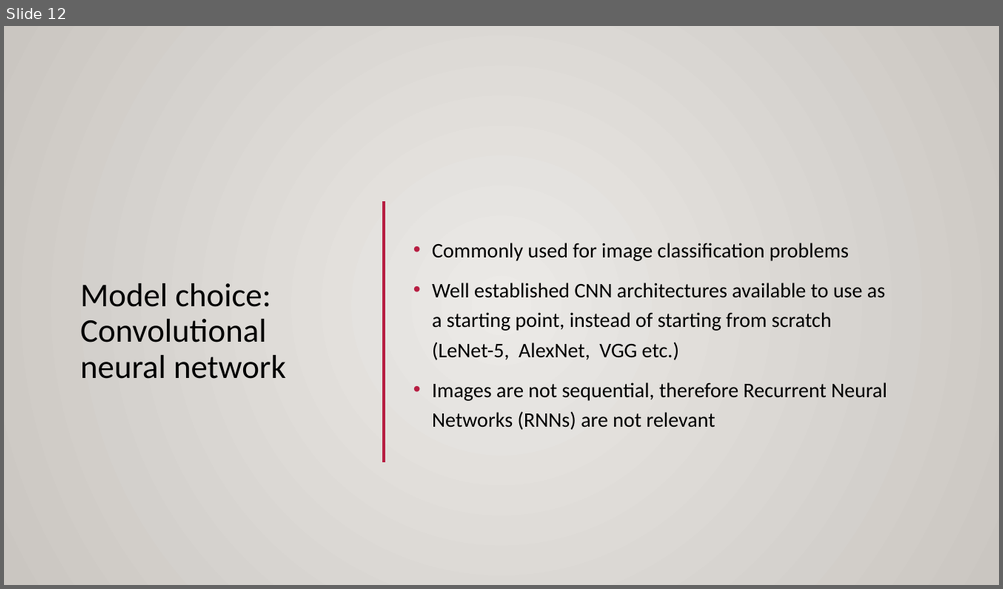
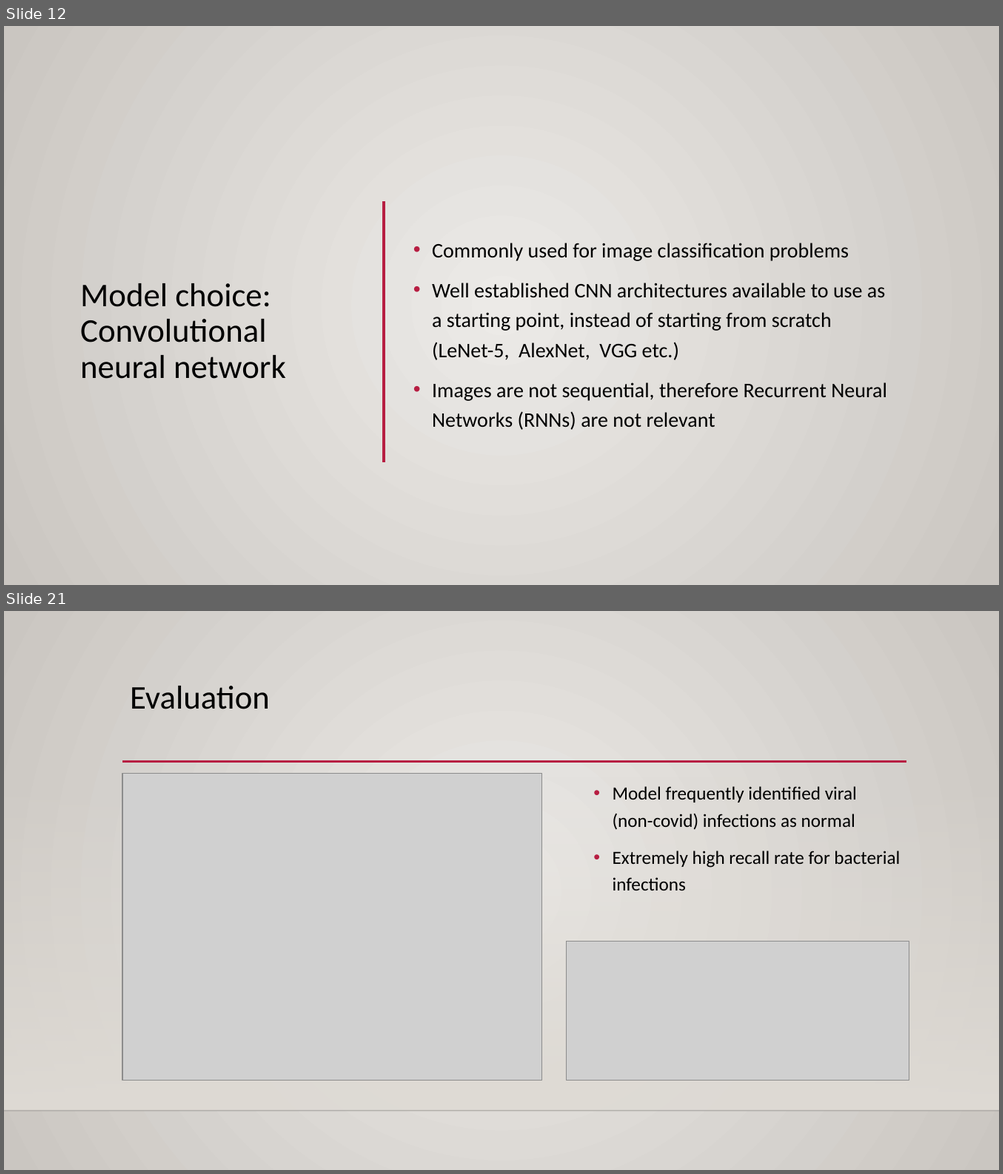
Before and after one commit to Kesterchia/Classifying-Chest-X-Rays, a slide deck: Identifying Covid-19 patients from Chest X-Rays.pptx. Shown one above the other, each under a label of ours: slide 12 before the commit, slides 12 and 21 after it; the slides between them are not shown. The pictures are 1003x589 and 1003x1174 pixels, drawn with LibreOffice and Linux fonts; fonts in the diff are those of the drawing; grey boxes stand for pictures; background and template pictures are left out. Boxes give left, top, right and bottom in pixels: in the first picture for what was removed or moved away, otherwise in the second. Text is boxed around its words. In the diff, an @@ line names an element or a change of style, - is before the commit and + after.

```diff
--- a/Identifying Covid-19 patients from Chest X-Rays.pptx
+++ b/Identifying Covid-19 patients from Chest X-Rays.pptx
@@ slide 21 added at (4,611,999,1170), background gradient #ECEAE7 to #CAC7C1; not listed: 3 template elements that a slide beside it also shows @@
@@ title added at (130,686,270,709), 32 pt, text #000000 @@
+Evaluation
@@ picture added at (122,774,542,1080) @@
@@ text added at (612,786,899,891), 18 pt, text #000000 @@
+• Model frequently identified viral (non-covid) infections as normal
+• Extremely high recall rate for bacterial infections
@@ picture added at (566,942,909,1080) @@
```
Also in this commit, not shown: 7 slides changed, 3 other slides added, 2 slides removed, 1 other file.
